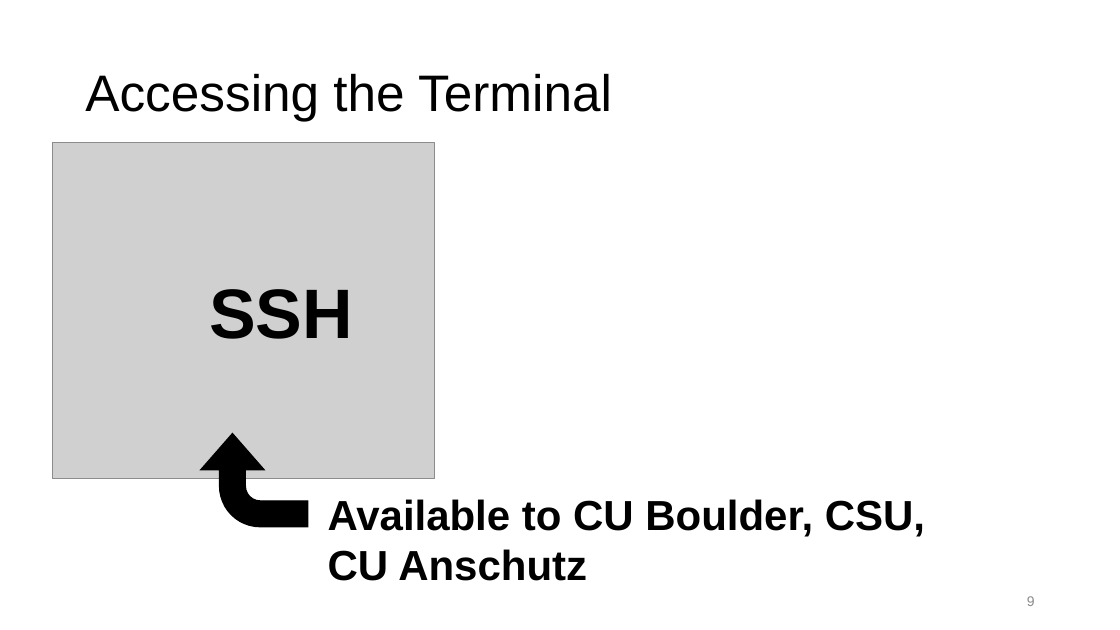
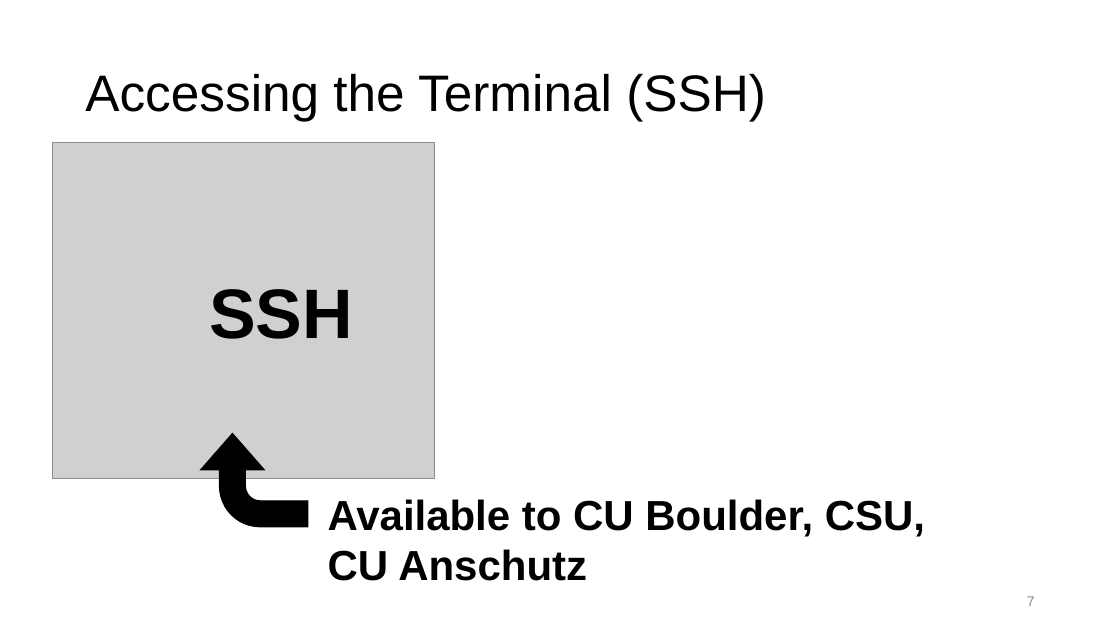
Before and after one commit to ResearchComputing/Getting_Started_With_Research_Computing, a slide deck: slide 7 of Command_Line_And_Job_Scheduling.pptx (slide 9 before the commit). Drawn at 1120x630 pixels with LibreOffice and Linux fonts; fonts in the diff are those of the drawing; grey boxes stand for pictures; background and template pictures are left out. Boxes give left, top, right and bottom in pixels: in the first picture for what was removed or moved away, otherwise in the second. Text is boxed around its words. In the diff, an @@ line names an element or a change of style, - is before the commit and + after.

```diff
--- a/Command_Line_And_Job_Scheduling.pptx
+++ b/Command_Line_And_Job_Scheduling.pptx
@@ title at bbox=[85, 73, 766, 121]: text changed @@
-Accessing the Terminal
+Accessing the Terminal (SSH)
@@ page number at bbox=[1027, 596, 1035, 606]: text changed @@
-9
+7
```
Also in this commit, not shown: 20 other slides changed, 11 slides added, 17 slides removed, 1 other file.
